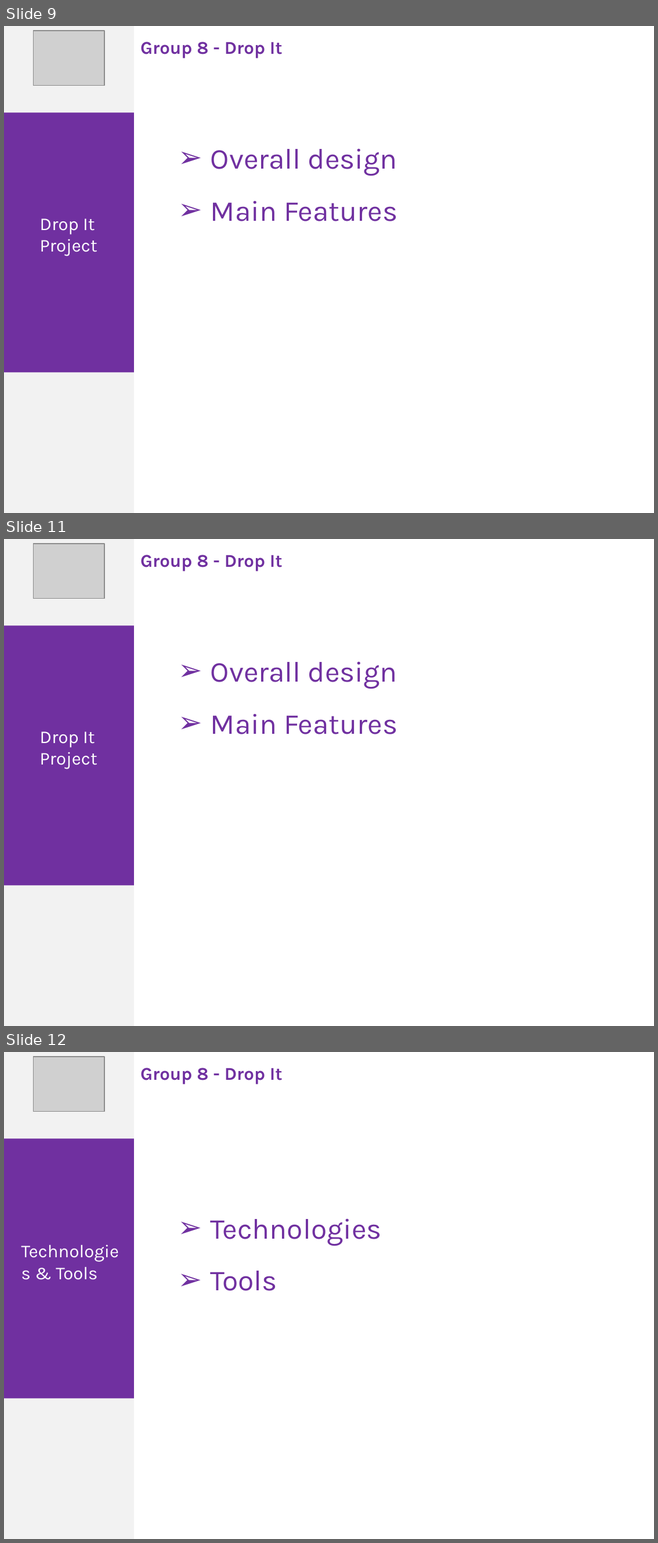
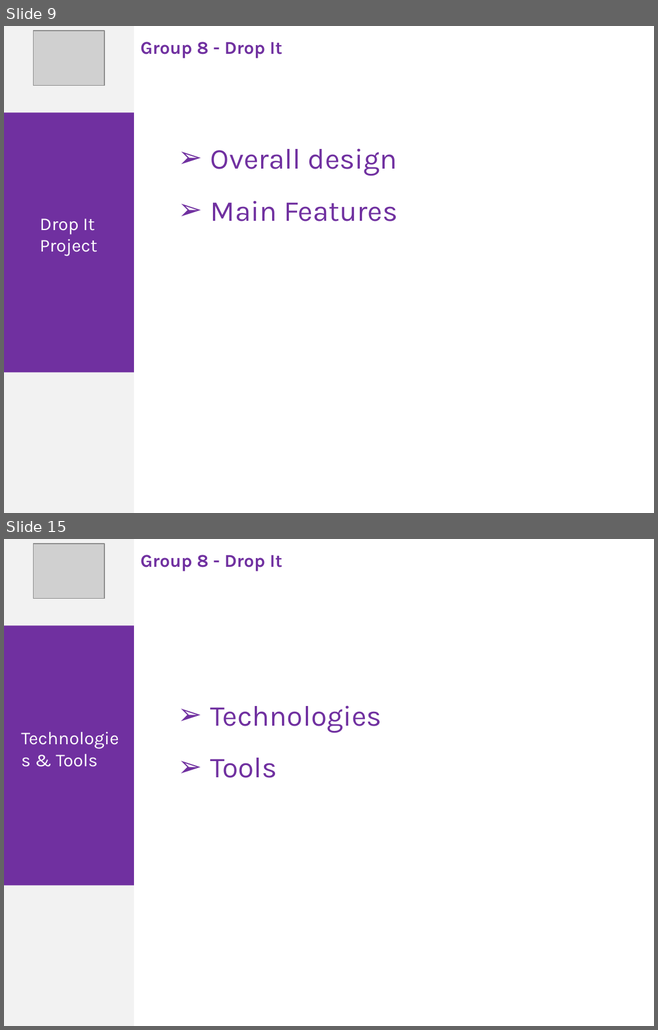
Before and after one commit to phonglk/fptu_capstone, a slide deck: Document/Present.pptx. Shown one above the other, each under a label of ours: slides 9, 11 and 12 before the commit, slides 9 and 15 after it; the slides between them are not shown. The pictures are 658x1543 and 658x1030 pixels, drawn with LibreOffice and Linux fonts; fonts in the diff are those of the drawing; grey boxes stand for pictures. Boxes give left, top, right and bottom in pixels: in the first picture for what was removed or moved away, otherwise in the second. Text is boxed around its words. In the diff, an @@ line names an element or a change of style, - is before the commit and + after.

```diff
--- a/Document/Present.pptx
+++ b/Document/Present.pptx
@@ slide 11 removed at box(4, 539, 654, 1026), background #FFFFFF @@
@@ rectangle removed at box(4, 539, 134, 1026) @@
@@ picture removed at box(33, 544, 104, 599) @@
@@ text removed at box(140, 555, 282, 571) @@
-Group 8 - Drop It
@@ rectangle removed at box(4, 625, 134, 885) @@
@@ text removed at box(210, 661, 397, 734) @@
-➢ Overall design
-➢ Main Features
@@ text removed at box(40, 732, 97, 769) @@
-Drop It Project
@@ what was slide 12 is now slide 15 @@
```
Also in this commit, not shown: 4 slides changed, 4 slides added.
